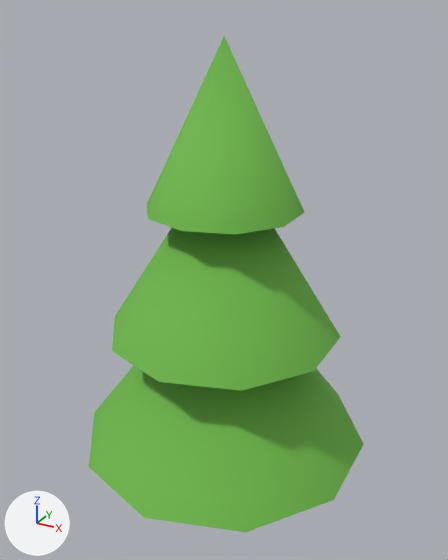
Before and after pictures for a commit that changed the glTF model public/models/pine.glb.
One viewpoint serves both versions: a camera (50 mm lens) standing at (1.62, -2.94, 3.23) and looking at (-0.03, 0.06, 1.73). Lighting does not change. The marker at lower left points along +X, +Y and +Z. The older version comes first. Where no turn or scale is listed for an object, it has been applied to the vertices. Vertices at exactly the same position are counted once.

Objects in the first picture: 'Canopy'.
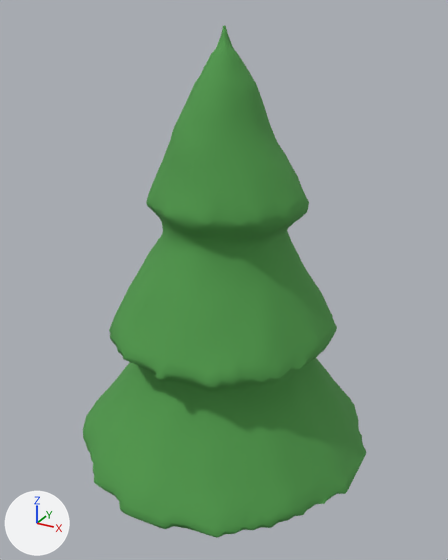
Changed parts and their boxes [x1, y1, x2, y2] in the pictures (448 x 560 px; the box of a moved part takes in the faces that stretch with it):
'Canopy', reshaped: before [89, 36, 364, 532]; after [83, 26, 366, 538]
part 1 of me_canopy, rebuilt: before [89, 366, 364, 532]; after [83, 26, 366, 538]
part 2 of me_canopy, deleted (green): before [147, 36, 305, 234]
part 3 of me_canopy, moved or reshaped (not visible afterwards): before [112, 228, 340, 391]

Diff of the bpy script that builds the scene:
```diff
--- a/public/models/pine.glb.py
+++ b/public/models/pine.glb.py
@@ mat_pine @@
+mat_pine = principled_material('pine')
+mat_pine.base_color = (0.0782, 0.323, 0.0685)  # green #4f9a4a
+mat_pine.roughness = 0.9
@@ me_canopy @@
 # used by ob_canopy; location = (0.0, 0.0, 0.0)
-me_canopy.from_pydata(...)  # 33 vertices, 54 faces; spans x -0.86..0.86, y -0.9..0.9, z 0.7..3.1
-me_canopy.materials.append(mat_grass_dark)  # green #6fb84a
+me_canopy.from_pydata(...)  # 2131 vertices, 4210 faces; spans x -0.91..0.9, y -0.93..0.91, z 0.67..3.15
+# me_canopy part 1: the loose piece of 11 vertices spanning x -0.86..0.86, y -0.9..0.9, z 0.7..1.9 is rebuilt with 2099 vertices and now spans x -0.91..0.9, y -0.93..0.91, z 0.67..3.15, in mat_pine (green #4f9a4a)
+# me_canopy part 2: the loose piece of 11 vertices spanning x -0.43..0.43, y -0.45..0.45, z 2.2..3.1 is deleted
+# me_canopy part 3
+# 11 vertices are removed from x -0.67..0.67, y -0.7..0.7, z 1.45..2.55
+# 18 faces are deleted
+# 32 vertices are added at x -0.43..0.44, y -0.42..0.44, z 1.4
+# 16 new faces join them
+me_canopy.materials.append(mat_pine)  # green #4f9a4a
```
